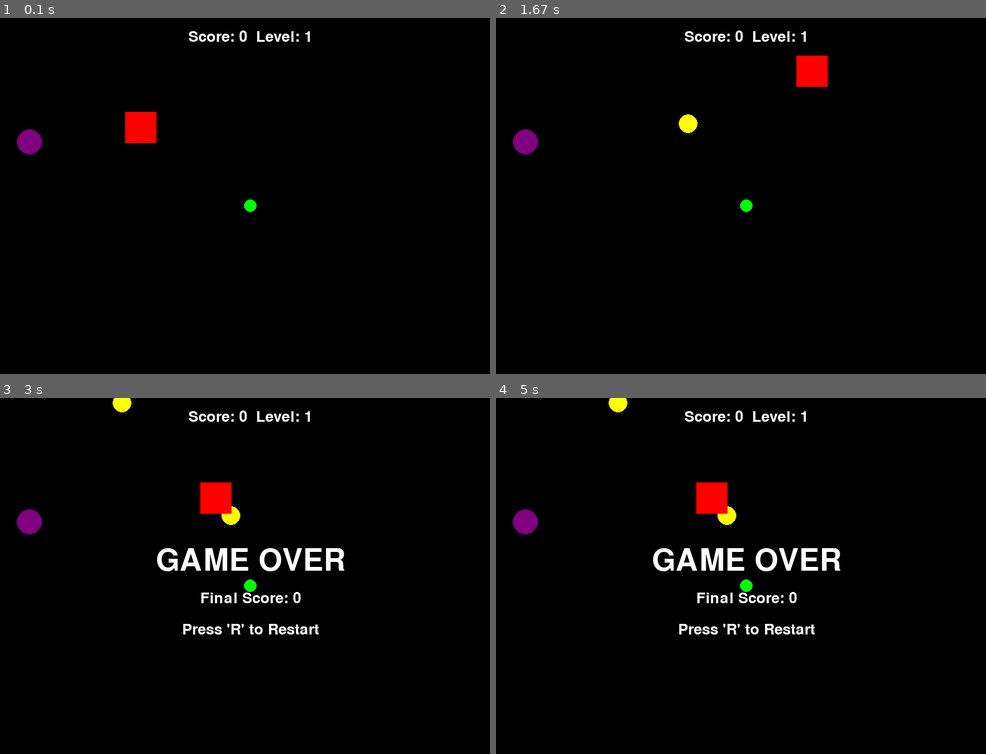
Above: before the commit, frames 1-4 (two rows, left to right).
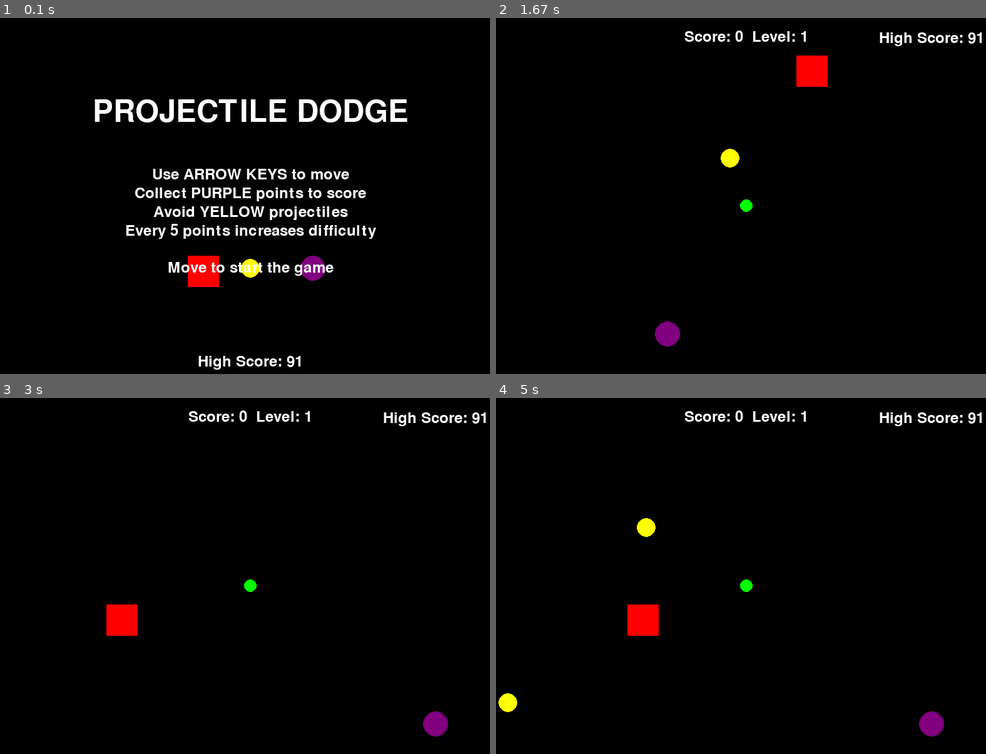
Above: after the commit, the same moments.

Repository: ThatDott/The-Last-Bluebook
Game: pygame game, started from pygame_template.py
The game is run twice, just before and just after one commit, with the same random seed, the same clock (stepped at 60 frames per second) and the same inputs.
Inputs:
- Up to frame 1 (0.1 s): no input
- Up to frame 2 (1.67 s): hold Right 0.33-0.8 s; hold Up 0.83-1.13 s; hold Right 1.17-1.63 s
- Up to frame 3 (3 s): hold Left 1.67-2.2 s; hold R 2.23-2.53 s; hold Down 2.23-2.53 s; hold Down 2.57-2.87 s; hold Left from 2.9 s (still down)
- Up to frame 4 (5 s): release Left at 3.3 s; hold Up 3.33-3.7 s; hold Right 3.73-4.37 s; hold Down 4.4-4.77 s; hold Left from 4.8 s (still down)

The runs differ from the first frame. In frame 1, 7.3% of the frame differs, in the area x 3-84%, y 3-99%; in frame 2, 1.2%; in frame 3, 4.2%; in frame 4, 4.5%.

Commit message:
feat: add start screen and high score system

Diff:
--- /dev/null
+++ b/highscore.json
@@ -0,0 +1 @@
+{"high_score": 91}
--- a/pygame_template.py
+++ b/pygame_template.py
@@ -4,6 +4,7 @@
 import random
 import time
 import os
+import json
 
 # Initialize Pygame
 pygame.init()
@@ -15,6 +16,11 @@
 FPS = 60
 CENTER_X = SCREEN_WIDTH // 2
 CENTER_Y = SCREEN_HEIGHT // 2
+
+# Game states
+STATE_START_SCREEN = 0
+STATE_PLAYING = 1
+STATE_GAME_OVER = 2
 
 # Colors
 BLACK = (0, 0, 0)
@@ -56,9 +62,13 @@
 player_pos = [SCREEN_WIDTH // 4, SCREEN_HEIGHT // 4]  # Start player away from center
 player_size = 50
 player_speed = 5
-game_over = False
+game_state = STATE_START_SCREEN
 score = 0
+high_score = 0
 difficulty_level = 1
+
+# Highscore file
+highscore_file = os.path.join(os.path.dirname(os.path.abspath(__file__)), "highscore.json")
 
 # Projectile variables
 projectiles = []
@@ -117,6 +127,26 @@
         # Using player_size/2 as an approximation for player's radius
         return distance < (projectile_size + player_size/2)
 
+def load_high_score():
+    """Load high score from file"""
+    global high_score
+    try:
+        if os.path.exists(highscore_file):
+            with open(highscore_file, 'r') as f:
+                data = json.load(f)
+                high_score = data.get('high_score', 0)
+    except Exception as e:
+        print(f"Error loading high score: {e}")
+        high_score = 0
+
+def save_high_score():
+    """Save high score to file"""
+    try:
+        with open(highscore_file, 'w') as f:
+            json.dump({'high_score': high_score}, f)
+    except Exception as e:
+        print(f"Error saving high score: {e}")
+
 def generate_point_position():
     """Generate a random position for the point object away from the center"""
     while True:
@@ -146,44 +176,68 @@
 
     return False
 
-def reset_game():
-    """Reset the game state"""
-    global player_pos, projectiles, game_over, score, last_projectile_time, point_pos
+def start_game():
+    """Start a new game"""
+    global player_pos, projectiles, game_state, score, last_projectile_time, point_pos
     global difficulty_level, projectile_interval
 
     player_pos = [SCREEN_WIDTH // 4, SCREEN_HEIGHT // 4]
     projectiles = []
-    game_over = False
+    game_state = STATE_PLAYING
     score = 0
     difficulty_level = 1
     projectile_interval = base_projectile_interval
     last_projectile_time = time.time()
     point_pos = generate_point_position()
 
+def reset_game():
+    """Reset the game state after game over"""
+    global game_state, high_score
+
+    # Update high score if needed
+    if score > high_score:
+        high_score = score
+        save_high_score()
+
+    # Return to start screen
+    game_state = STATE_START_SCREEN
+
 def handle_events():
     """Handle user input events"""
-    global player_pos, game_over
+    global player_pos, game_state
+
+    player_moved = False
 
     for event in pygame.event.get():
         if event.type == pygame.QUIT:
             return False
 
         # Check for restart on game over
-        if game_over and event.type == pygame.KEYDOWN:
+        if game_state == STATE_GAME_OVER and event.type == pygame.KEYDOWN:
             if event.key == pygame.K_r:
                 reset_game()
 
-    if not game_over:
-        # Handle continuous key presses
-        keys = pygame.key.get_pressed()
+    # Handle continuous key presses
+    keys = pygame.key.get_pressed()
+
+    if game_state == STATE_START_SCREEN:
+        # Start the game when player moves
+        if keys[pygame.K_LEFT] or keys[pygame.K_RIGHT] or keys[pygame.K_UP] or keys[pygame.K_DOWN]:
+            start_game()
+
+    if game_state == STATE_PLAYING:
         if keys[pygame.K_LEFT]:
             player_pos[0] -= player_speed
+            player_moved = True
         if keys[pygame.K_RIGHT]:
             player_pos[0] += player_speed
+            player_moved = True
         if keys[pygame.K_UP]:
             player_pos[1] -= player_speed
+            player_moved = True
         if keys[pygame.K_DOWN]:
             player_pos[1] += player_speed
+            player_moved = True
 
         # Keep player on screen
         player_pos[0] = max(0, min(player_pos[0], SCREEN_WIDTH - player_size))
@@ -222,9 +276,9 @@
 
 def update():
     """Update game state"""
-    global projectiles, last_projectile_time, game_over
-
-    if game_over:
+    global projectiles, last_projectile_time, game_state
+
+    if game_state != STATE_PLAYING:
         return
 
     # Generate new projectile based on current interval
@@ -244,8 +298,14 @@
         if projectiles[i].update():
             # Check for collision with player
             if projectiles[i].check_collision(player_pos[0], player_pos[1], player_size):
-                game_over = True
+                game_state = STATE_GAME_OVER
                 game_over_sound.play()  # Play game over sound
+
+                # Update high score if needed
+                global high_score
+                if score > high_score:
+                    high_score = score
+                    save_high_score()
             i += 1
         else:
             # Remove projectile if it's out of bounds
@@ -254,8 +314,46 @@
     # Check if player collected a point
     check_point_collision()
 
-def draw():
-    """Draw everything to the screen"""
+def draw_start_screen():
+    """Draw the start screen"""
+    screen.fill(BLACK)
+
+    # Draw title
+    font_title = pygame.font.SysFont(None, 72)
+    title_text = font_title.render("PROJECTILE DODGE", True, WHITE)
+    title_rect = title_text.get_rect(center=(SCREEN_WIDTH/2, SCREEN_HEIGHT/4))
+
+    # Draw instructions
+    font_instructions = pygame.font.SysFont(None, 36)
+    instructions = [
+        "Use ARROW KEYS to move",
+        "Collect PURPLE points to score",
+        "Avoid YELLOW projectiles",
+        "Every 5 points increases difficulty",
+        "",
+        "Move to start the game"
+    ]
+
+    # Draw player and projectile examples
+    pygame.draw.rect(screen, RED, (SCREEN_WIDTH/2 - 100, SCREEN_HEIGHT/2 + 80, player_size, player_size))
+    pygame.draw.circle(screen, YELLOW, (int(SCREEN_WIDTH/2), int(SCREEN_HEIGHT/2 + 100)), projectile_size)
+    pygame.draw.circle(screen, PURPLE, (int(SCREEN_WIDTH/2 + 100), int(SCREEN_HEIGHT/2 + 100)), point_size)
+
+    # Draw high score
+    high_score_text = font_instructions.render(f"High Score: {high_score}", True, WHITE)
+    high_score_rect = high_score_text.get_rect(center=(SCREEN_WIDTH/2, SCREEN_HEIGHT - 50))
+
+    # Render everything
+    screen.blit(title_text, title_rect)
+    for i, line in enumerate(instructions):
+        instruction_text = font_instructions.render(line, True, WHITE)
+        instruction_rect = instruction_text.get_rect(center=(SCREEN_WIDTH/2, SCREEN_HEIGHT/2 - 50 + i * 30))
+        screen.blit(instruction_text, instruction_rect)
+
+    screen.blit(high_score_text, high_score_rect)
+
+def draw_game():
+    """Draw the game screen"""
     # Clear the screen
     screen.fill(BLACK)
 
@@ -272,29 +370,58 @@
     # Draw player (a simple rectangle)
     pygame.draw.rect(screen, RED, (player_pos[0], player_pos[1], player_size, player_size))
 
-    # Draw score and level
+    # Draw score, level and high score
     font = pygame.font.SysFont(None, 36)
     score_text = font.render(f"Score: {score}  Level: {difficulty_level}", True, WHITE)
     score_rect = score_text.get_rect(center=(SCREEN_WIDTH/2, 30))
+
+    high_score_text = font.render(f"High Score: {high_score}", True, WHITE)
+    high_score_rect = high_score_text.get_rect(topright=(SCREEN_WIDTH - 20, 20))
+
     screen.blit(score_text, score_rect)
-
-    # Draw game over message and restart instruction
-    if game_over:
-        font_large = pygame.font.SysFont(None, 72)
-        font_small = pygame.font.SysFont(None, 36)
-
-        game_over_text = font_large.render("GAME OVER", True, WHITE)
-        game_over_rect = game_over_text.get_rect(center=(SCREEN_WIDTH/2, SCREEN_HEIGHT/2 - 40))
-
-        final_score_text = font_small.render(f"Final Score: {score}", True, WHITE)
-        final_score_rect = final_score_text.get_rect(center=(SCREEN_WIDTH/2, SCREEN_HEIGHT/2 + 20))
-
-        restart_text = font_small.render("Press 'R' to Restart", True, WHITE)
-        restart_rect = restart_text.get_rect(center=(SCREEN_WIDTH/2, SCREEN_HEIGHT/2 + 70))
-
-        screen.blit(game_over_text, game_over_rect)
-        screen.blit(final_score_text, final_score_rect)
-        screen.blit(restart_text, restart_rect)
+    screen.blit(high_score_text, high_score_rect)
+
+def draw_game_over():
+    """Draw the game over screen"""
+    # Draw the game in the background
+    draw_game()
+
+    # Draw semi-transparent overlay
+    overlay = pygame.Surface((SCREEN_WIDTH, SCREEN_HEIGHT), pygame.SRCALPHA)
+    overlay.fill((0, 0, 0, 128))  # Black with alpha
+    screen.blit(overlay, (0, 0))
+
+    # Draw game over message
+    font_large = pygame.font.SysFont(None, 72)
+    font_small = pygame.font.SysFont(None, 36)
+
+    game_over_text = font_large.render("GAME OVER", True, WHITE)
+    game_over_rect = game_over_text.get_rect(center=(SCREEN_WIDTH/2, SCREEN_HEIGHT/2 - 40))
+
+    final_score_text = font_small.render(f"Final Score: {score}", True, WHITE)
+    final_score_rect = final_score_text.get_rect(center=(SCREEN_WIDTH/2, SCREEN_HEIGHT/2 + 20))
+
+    # Show if high score was achieved
+    if score == high_score and score > 0:
+        new_high_text = font_small.render("NEW HIGH SCORE!", True, YELLOW)
+        new_high_rect = new_high_text.get_rect(center=(SCREEN_WIDTH/2, SCREEN_HEIGHT/2 + 60))
+        screen.blit(new_high_text, new_high_rect)
+
+    restart_text = font_small.render("Press 'R' to Return to Start", True, WHITE)
+    restart_rect = restart_text.get_rect(center=(SCREEN_WIDTH/2, SCREEN_HEIGHT/2 + 100))
+
+    screen.blit(game_over_text, game_over_rect)
+    screen.blit(final_score_text, final_score_rect)
+    screen.blit(restart_text, restart_rect)
+
+def draw():
+    """Draw everything to the screen based on game state"""
+    if game_state == STATE_START_SCREEN:
+        draw_start_screen()
+    elif game_state == STATE_PLAYING:
+        draw_game()
+    elif game_state == STATE_GAME_OVER:
+        draw_game_over()
 
     # Update the display
     pygame.display.flip()
@@ -303,6 +430,9 @@
     """Main game loop"""
     global point_pos
 
+    # Load high score
+    load_high_score()
+
     # Initialize point position
     point_pos = generate_point_position()
 
